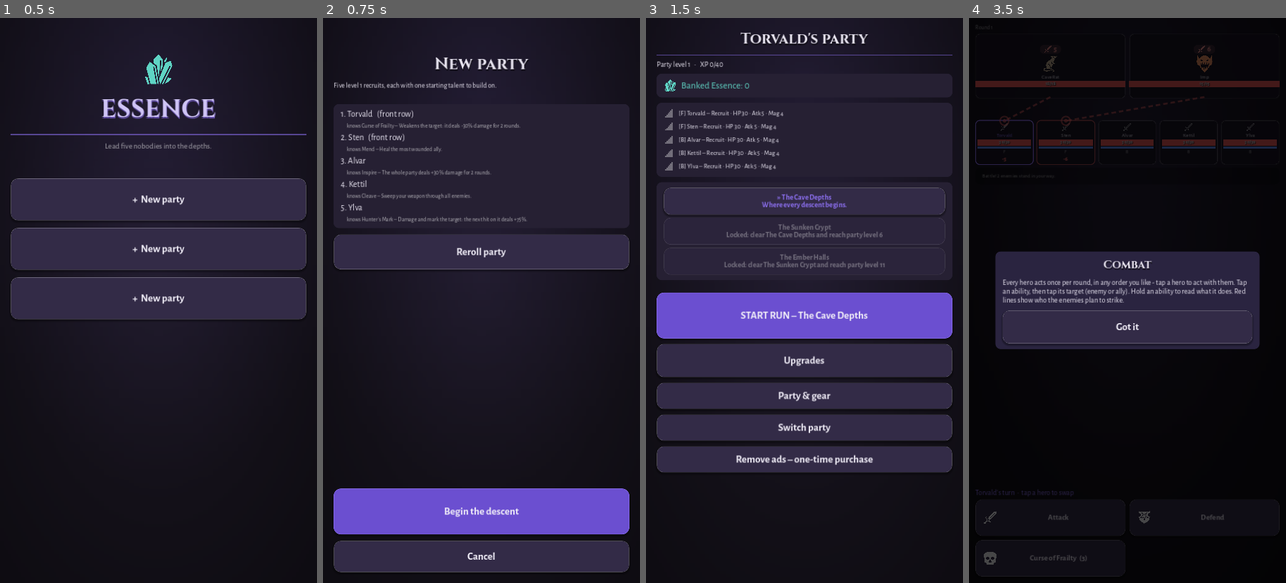
Above: before the commit, frames 1-4 (left to right).
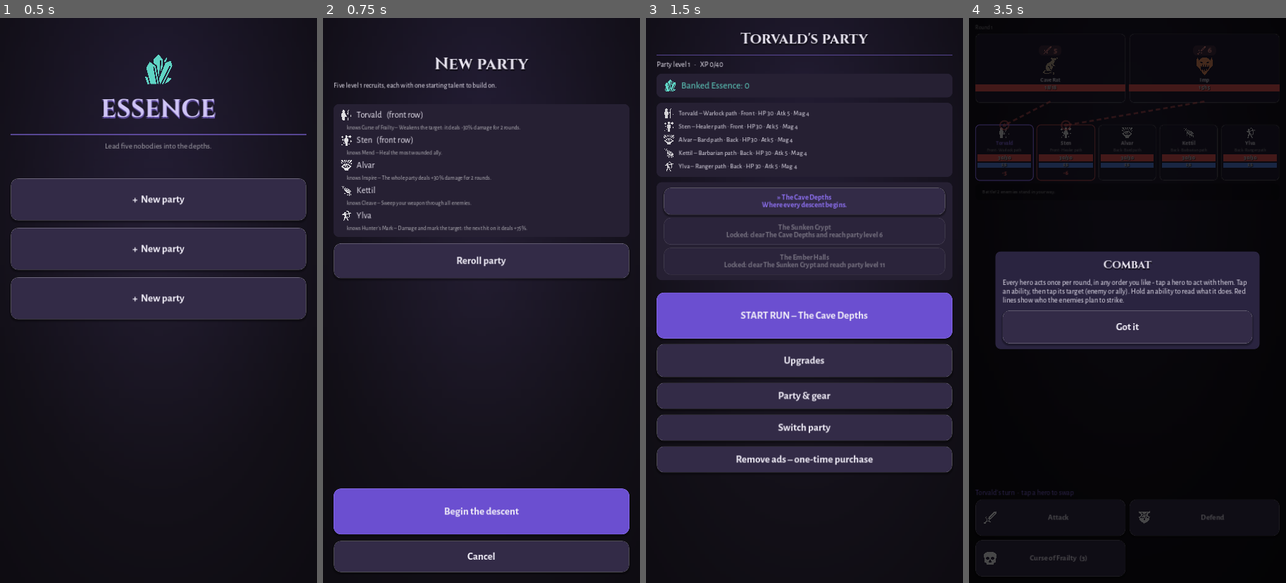
Above: after the commit, the same moments.

Repository: DrDev1337/Dreamapp
Game: Godot game, scene res://scenes/main.tscn
Two runs of this game, one before a commit and one after it. Both use one fixed random seed, a clock stepped at 60 frames per second and the inputs below.
Inputs:
- Up to frame 1 (0.5 s): no input
- Up to frame 2 (0.75 s): click "+ New party" at 0.5 s
- Up to frame 3 (1.5 s): click "Begin the descent" at 1.25 s
- Up to frame 4 (3.5 s): click "START RUN – The Cave Depths" at 2 s; click "Descend – Depth 1: Battle" at 2.75 s

Frame 1 is identical in both runs. In frame 2, 5.2% of the frame differs, in the area x 3-97%, y 16-46%; in frame 3, 1.1%; in frame 4, 5.1%.

Commit message:
UI push: readable cards with identity emblems everywhere
Enemy and hero cards were cramped and near-unreadable, and every
recruit showed the same sword icon.

- New Icons.hero_identity(hero): emblem + label tied to what the hero
  IS - locked class (accent tint), started path derived from class
  points or the starting ability's axis (bright), plain recruit (dim).
  Used in combat cards, hub roster, Party & Gear headers, and the
  party picker shows each recruit's axis emblem
- Hero cards rebuilt: bold name, "Front · Tank path" identity line,
  taller HP bar (16px) with numbers, mana bar with numbers (12px),
  statuses in warning color, threat number bigger; card height 128
- Enemy cards: bold name, bigger intent pill (icon 20 + number 19),
  taller HP bar with numbers, statuses in warning color
- Lighter card background and stronger idle borders for contrast
  against the page background

Co-Authored-By: Claude Fable 5 <noreply@anthropic.com>
Claude-Session: https://claude.ai/code/session_019aKYy591HB2eGFWw2i1t2D

Diff:
--- a/src/ui/combat_screen.gd
+++ b/src/ui/combat_screen.gd
@@ -8,8 +8,8 @@
 ##    kortdesign med ram-markering i stället för textmarkörer.
 ## Vyn byggs EN gång och uppdateras per handling.
 
-const CARD_BG := Color(0.09, 0.075, 0.13, 0.9)
-const CARD_BORDER_IDLE := Color(1, 1, 1, 0.08)
+const CARD_BG := Color(0.14, 0.115, 0.2, 0.95)
+const CARD_BORDER_IDLE := Color(1, 1, 1, 0.1)
 const COLOR_THREAT := Color("ff6b6b")
 
 # Targeting-flöde: tryck på förmågan FÖRST (armed_ability), sedan på
@@ -202,7 +202,7 @@
 	var enemy: Dictionary = engine.enemies[index]
 	var button := Button.new()
 	button.size_flags_horizontal = Control.SIZE_EXPAND_FILL
-	button.custom_minimum_size = Vector2(0, 148)
+	button.custom_minimum_size = Vector2(0, 158)
 	var box := VBoxContainer.new()
 	box.set_anchors_and_offsets_preset(Control.PRESET_FULL_RECT)
 	box.mouse_filter = Control.MOUSE_FILTER_IGNORE
@@ -215,27 +215,31 @@
 	var intent_row := HBoxContainer.new()
 	intent_row.alignment = BoxContainer.ALIGNMENT_CENTER
 	intent_row.add_theme_constant_override("separation", 4)
-	var intent_icon := Icons.image(Icons.INTENT["attack"], 18)
+	var intent_icon := Icons.image(Icons.INTENT["attack"], 20)
 	intent_row.add_child(intent_icon)
 	var intent_label := Label.new()
 	intent_label.add_theme_font_override("font", UIKit.FONT_BOLD)
-	intent_label.add_theme_font_size_override("font_size", 17)
+	intent_label.add_theme_font_size_override("font_size", 19)
 	intent_row.add_child(intent_label)
 	intent_panel.add_child(intent_row)
 	box.add_child(intent_panel)
 	var icon_texture: Texture2D = Icons.ENEMY.get(enemy["id"], Icons.SKULL)
 	var tint: Color = Icons.ENEMY_TINT.get(enemy["id"], Color.WHITE)
-	var icon := Icons.image(icon_texture, 42, tint)
+	var icon := Icons.image(icon_texture, 44, tint)
 	icon.size_flags_horizontal = Control.SIZE_SHRINK_CENTER
 	box.add_child(icon)
-	var name_label := UIKit.body(String(enemy["name"]), 12)
+	var name_label := Label.new()
+	name_label.text = String(enemy["name"])
 	name_label.horizontal_alignment = HORIZONTAL_ALIGNMENT_CENTER
+	name_label.add_theme_font_override("font", UIKit.FONT_BOLD)
+	name_label.add_theme_font_size_override("font_size", 13)
+	name_label.clip_text = true
 	box.add_child(name_label)
-	var hp := _bar_with_text(int(enemy["hp"]), int(enemy["max_hp"]), UIKit.COLOR_HP, 14)
+	var hp := _bar_with_text(int(enemy["hp"]), int(enemy["max_hp"]), UIKit.COLOR_HP, 16)
 	box.add_child(hp["bar"])
-	var info_label := UIKit.body("", 10)
+	var info_label := UIKit.body("", 11)
 	info_label.horizontal_alignment = HORIZONTAL_ALIGNMENT_CENTER
-	info_label.add_theme_color_override("font_color", Color(1, 1, 1, 0.7))
+	info_label.add_theme_color_override("font_color", UIKit.COLOR_WARN)
 	box.add_child(info_label)
 	button.add_child(box)
 	button.pressed.connect(func(): _on_enemy_tapped(index))
@@ -256,7 +260,7 @@
 	var hero: Dictionary = engine.heroes[index]
 	var panel := PanelContainer.new()
 	panel.size_flags_horizontal = Control.SIZE_EXPAND_FILL
-	panel.custom_minimum_size = Vector2(0, 96)
+	panel.custom_minimum_size = Vector2(0, 128)
 	# Tappbar: spelaren väljer vem som agerar på partyts tur.
 	panel.mouse_filter = Control.MOUSE_FILTER_STOP
 	panel.gui_input.connect(
@@ -265,27 +269,36 @@
 				_select_hero(index)
 	)
 	var box := VBoxContainer.new()
-	box.add_theme_constant_override("separation", 2)
-	# Klassemblem som porträtt – ger korten identitet.
-	var emblem := Icons.image(Icons.ABILITY.get("basic_attack", Icons.SKULL), 20)
+	box.add_theme_constant_override("separation", 3)
+	# Emblem kopplat till identiteten: klass, påbörjad väg eller rekryt.
+	var emblem := Icons.image(Icons.SKULL, 26)
 	emblem.size_flags_horizontal = Control.SIZE_SHRINK_CENTER
 	box.add_child(emblem)
-	var name_label := UIKit.body(String(hero["name"]), 12)
+	var name_label := Label.new()
+	name_label.text = String(hero["name"])
 	name_label.horizontal_alignment = HORIZONTAL_ALIGNMENT_CENTER
+	name_label.add_theme_font_override("font", UIKit.FONT_BOLD)
+	name_label.add_theme_font_size_override("font_size", 13)
+	name_label.clip_text = true
 	box.add_child(name_label)
-	var hp := _bar_with_text(int(hero["hp"]), int(hero["max_hp"]), UIKit.COLOR_HP, 14)
+	# Identitetsrad: "Front · Tank" – vad hjälten ÄR, i ord.
+	var ident_label := UIKit.body("", 10)
+	ident_label.horizontal_alignment = HORIZONTAL_ALIGNMENT_CENTER
+	ident_label.add_theme_color_override("font_color", Color(1, 1, 1, 0.55))
+	box.add_child(ident_label)
+	var hp := _bar_with_text(int(hero["hp"]), int(hero["max_hp"]), UIKit.COLOR_HP, 16)
 	box.add_child(hp["bar"])
-	var mana_bar := UIKit.bar(int(hero["mana"]), int(hero["max_mana"]), UIKit.COLOR_MANA, 5)
-	box.add_child(mana_bar)
+	var mana := _bar_with_text(int(hero["mana"]), int(hero["max_mana"]), UIKit.COLOR_MANA, 12)
+	box.add_child(mana["bar"])
 	var info_label := UIKit.body("", 10)
 	info_label.horizontal_alignment = HORIZONTAL_ALIGNMENT_CENTER
-	info_label.add_theme_color_override("font_color", Color(1, 1, 1, 0.6))
+	info_label.add_theme_color_override("font_color", UIKit.COLOR_WARN)
 	box.add_child(info_label)
 	# Inkommande skada PÅ hjälten (Slice & Dice-mönstret).
 	var threat_label := Label.new()
 	threat_label.horizontal_alignment = HORIZONTAL_ALIGNMENT_CENTER
 	threat_label.add_theme_font_override("font", UIKit.FONT_BOLD)
-	threat_label.add_theme_font_size_override("font_size", 13)
+	threat_label.add_theme_font_size_override("font_size", 14)
 	threat_label.add_theme_color_override("font_color", COLOR_THREAT)
 	box.add_child(threat_label)
 	panel.add_child(box)
@@ -293,9 +306,11 @@
 		"panel": panel,
 		"emblem": emblem,
 		"name_label": name_label,
+		"ident_label": ident_label,
 		"hp_bar": hp["bar"],
 		"hp_text": hp["text"],
-		"mana_bar": mana_bar,
+		"mana_bar": mana["bar"],
+		"mana_text": mana["text"],
 		"info_label": info_label,
 		"threat_label": threat_label,
 	}
@@ -470,15 +485,16 @@
 		widget["name_label"].add_theme_color_override(
 			"font_color", UIKit.COLOR_ACCENT if is_active else Color("e8e4f0")
 		)
-		_update_hero_emblem(widget, i)
+		_update_hero_identity(widget, i)
 		_set_bar(widget["hp_bar"], int(hero["hp"]), int(hero["max_hp"]), animate)
 		widget["hp_text"].text = (
 			"DOWN" if down else "%d/%d" % [int(hero["hp"]), int(hero["max_hp"])]
 		)
 		_set_bar(widget["mana_bar"], int(hero["mana"]), int(hero["max_mana"]), animate)
-		var row_tag := "F" if String(hero.get("row", "back")) == "front" else "B"
+		widget["mana_text"].text = "%d/%d" % [int(hero["mana"]), int(hero["max_mana"])]
 		var status := _status_text(hero)
-		widget["info_label"].text = row_tag + ("  " + status if status != "" else "")
+		widget["info_label"].text = status
+		widget["info_label"].visible = status != ""
 		var threat_text := (
 			"-%d" % threat if threat > 0 and not down and not engine.is_over() else ""
 		)
@@ -537,16 +553,19 @@
 
 
 ## Klassemblemet tänds med accentfärg när hjälten låst sin klass.
-func _update_hero_emblem(widget: Dictionary, index: int) -> void:
+## Emblem + identitetsrad speglar vad hjälten ÄR: låst klass (accent),
+## påbörjad väg (ljus) eller rekryt. "Front · Tank" i ord under namnet.
+func _update_hero_identity(widget: Dictionary, index: int) -> void:
 	if Game.party == null or index >= Game.party.heroes.size():
 		return
-	var class_identity: String = Game.party.heroes[index].class_identity
+	var identity := Icons.hero_identity(Game.party.heroes[index])
 	var emblem: TextureRect = widget["emblem"]
-	if class_identity != "":
-		emblem.texture = Icons.CLASS_EMBLEM.get(class_identity, emblem.texture)
-		emblem.modulate = UIKit.COLOR_ACCENT
-	else:
-		emblem.modulate = Color(1, 1, 1, 0.45)
+	emblem.texture = identity["texture"]
+	emblem.modulate = identity["tint"]
+	var row_word := (
+		"Front" if String(engine.heroes[index].get("row", "back")) == "front" else "Back"
+	)
+	widget["ident_label"].text = "%s · %s" % [row_word, identity["label"]]
 
 
 func _set_bar(bar: ProgressBar, value: int, max_value: int, animate: bool) -> void:
--- a/src/ui/hub_screen.gd
+++ b/src/ui/hub_screen.gd
@@ -119,15 +119,15 @@
 
 func _hero_row(party: PartyState, index: int) -> Control:
 	var hero: Hero = party.heroes[index]
-	var class_label: String = LevelUp.AXIS_LABELS.get(hero.class_identity, "Recruit")
-	var row_tag := "F" if party.hero_row(index) == "front" else "B"
+	var identity := Icons.hero_identity(hero)
+	var row_word := "Front" if party.hero_row(index) == "front" else "Back"
 	var text_label := UIKit.body(
 		(
-			"[%s] %s – %s · HP %d · Atk %d · Mag %d"
+			"%s – %s · %s · HP %d · Atk %d · Mag %d"
 			% [
-				row_tag,
 				hero.hero_name,
-				class_label,
+				identity["label"],
+				row_word,
 				hero.total_stat("max_hp", party),
 				hero.total_stat("attack", party),
 				hero.total_stat("magic", party)
@@ -135,6 +135,4 @@
 		),
 		15
 	)
-	var icon: Texture2D = Icons.CLASS_EMBLEM.get(hero.class_identity, Icons.STAIRS)
-	var tint: Color = UIKit.COLOR_ACCENT if hero.class_identity != "" else Color(1, 1, 1, 0.35)
-	return Icons.labeled(icon, text_label, 24, tint)
+	return Icons.labeled(identity["texture"], text_label, 24, identity["tint"])
--- a/src/ui/icons.gd
+++ b/src/ui/icons.gd
@@ -129,6 +129,37 @@
 const COINS := preload("res://assets/icons/coins.svg")
 
 
+## Hjältens visuella identitet: emblem + etikett kopplad till vad hen
+## ÄR – låst klass (accent), påbörjad väg (ljus) eller rekryt (dimmad).
+## Vägen härleds ur klasspoäng eller startförmågans axel.
+static func hero_identity(hero: Hero) -> Dictionary:
+	if hero.class_identity != "":
+		return {
+			"texture": CLASS_EMBLEM.get(hero.class_identity, _FIST),
+			"tint": UIKit.COLOR_ACCENT,
+			"label": LevelUp.AXIS_LABELS.get(hero.class_identity, "Hero"),
+		}
+	var best_axis := ""
+	var best := 0
+	for axis in hero.axis_points:
+		if int(hero.axis_points[axis]) > best:
+			best = int(hero.axis_points[axis])
+			best_axis = axis
+	if best_axis == "":
+		for id in hero.ability_ids:
+			var ability_axis := String(Abilities.get_ability(id).get("axis", "none"))
+			if ability_axis in CLASS_EMBLEM:
+				best_axis = ability_axis
+				break
+	if best_axis != "":
+		return {
+			"texture": CLASS_EMBLEM[best_axis],
+			"tint": Color(1, 1, 1, 0.8),
+			"label": "%s path" % LevelUp.AXIS_LABELS.get(best_axis, best_axis),
+		}
+	return {"texture": _FIST, "tint": Color(1, 1, 1, 0.4), "label": "Recruit"}
+
+
 ## Liten ikonbild för rader och paneler.
 static func image(texture: Texture2D, size := 28, tint := Color.WHITE) -> TextureRect:
 	var rect := TextureRect.new()
--- a/src/ui/party_screen.gd
+++ b/src/ui/party_screen.gd
@@ -36,13 +36,13 @@
 	var box := VBoxContainer.new()
 	box.add_theme_constant_override("separation", 6)
 
-	var class_label: String = LevelUp.AXIS_LABELS.get(hero.class_identity, "Recruit")
+	var identity := Icons.hero_identity(hero)
 	var header := UIKit.body(
 		(
 			"%s – %s   ·   HP %d  Atk %d  Mag %d  Arm %d"
 			% [
 				hero.hero_name,
-				class_label,
+				identity["label"],
 				hero.total_stat("max_hp", party),
 				hero.total_stat("attack", party),
 				hero.total_stat("magic", party),
@@ -51,9 +51,7 @@
 		),
 		15
 	)
-	var emblem: Texture2D = Icons.CLASS_EMBLEM.get(hero.class_identity, Icons.STAIRS)
-	var tint: Color = UIKit.COLOR_ACCENT if hero.class_identity != "" else Color(1, 1, 1, 0.35)
-	box.add_child(Icons.labeled(emblem, header, 24, tint))
+	box.add_child(Icons.labeled(identity["texture"], header, 24, identity["tint"]))
 
 	for slot in SLOTS:
 		box.add_child(_slot_row(party, index, slot))
--- a/src/ui/slot_screen.gd
+++ b/src/ui/slot_screen.gd
@@ -118,14 +118,13 @@
 	for i in suggested_specs.size():
 		var spec: Dictionary = suggested_specs[i]
 		var ability := Abilities.get_ability(String(spec["ability_id"]))
-		var row_label := UIKit.body(
-			"%d. %s%s" % [i + 1, spec["name"], "   (front row)" if i < 2 else ""], 20
-		)
+		var row_label := UIKit.body("%s%s" % [spec["name"], "   (front row)" if i < 2 else ""], 20)
+		var axis_emblem: Texture2D = Icons.CLASS_EMBLEM.get(String(spec["axis"]), Icons.SKULL)
+		name_box.add_child(Icons.labeled(axis_emblem, row_label, 26, Color(1, 1, 1, 0.85)))
 		var talent_label := UIKit.body(
 			"      knows %s – %s" % [ability["name"], ability["desc"]], 13
 		)
 		talent_label.add_theme_color_override("font_color", Color(1, 1, 1, 0.65))
-		name_box.add_child(row_label)
 		name_box.add_child(talent_label)
 	name_panel.add_child(name_box)
 	layout.add_child(name_panel)
